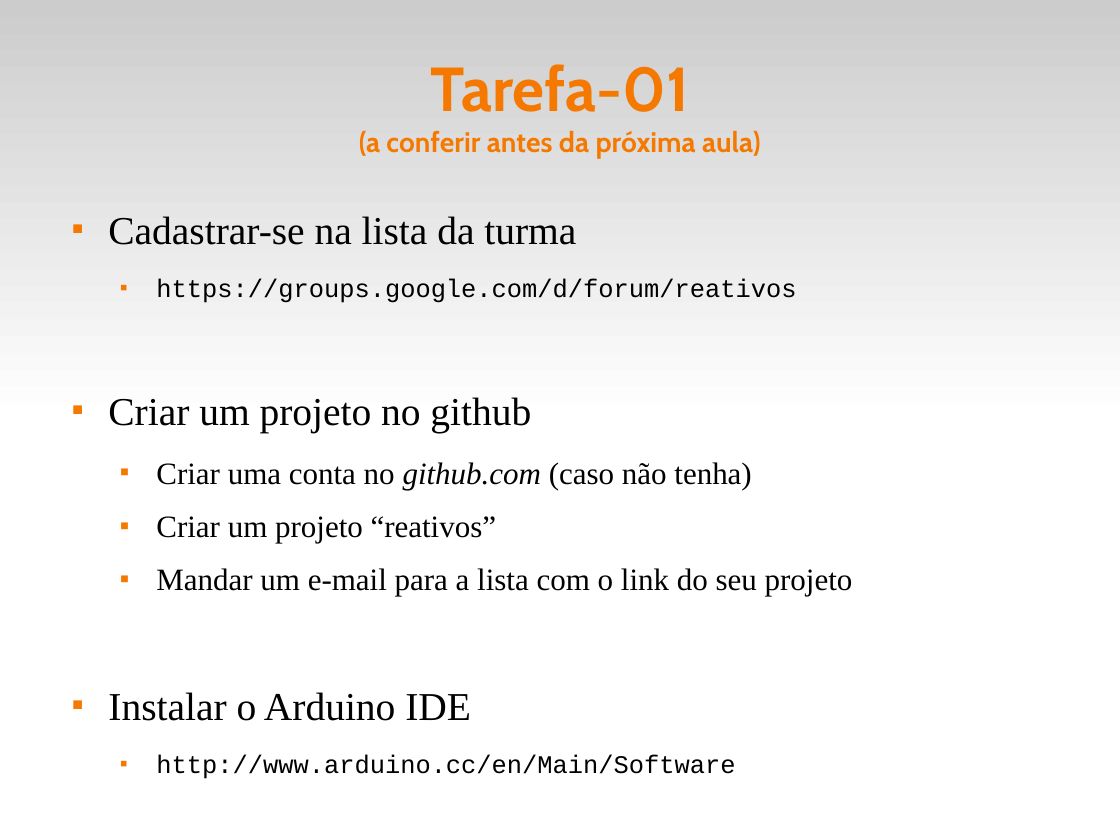
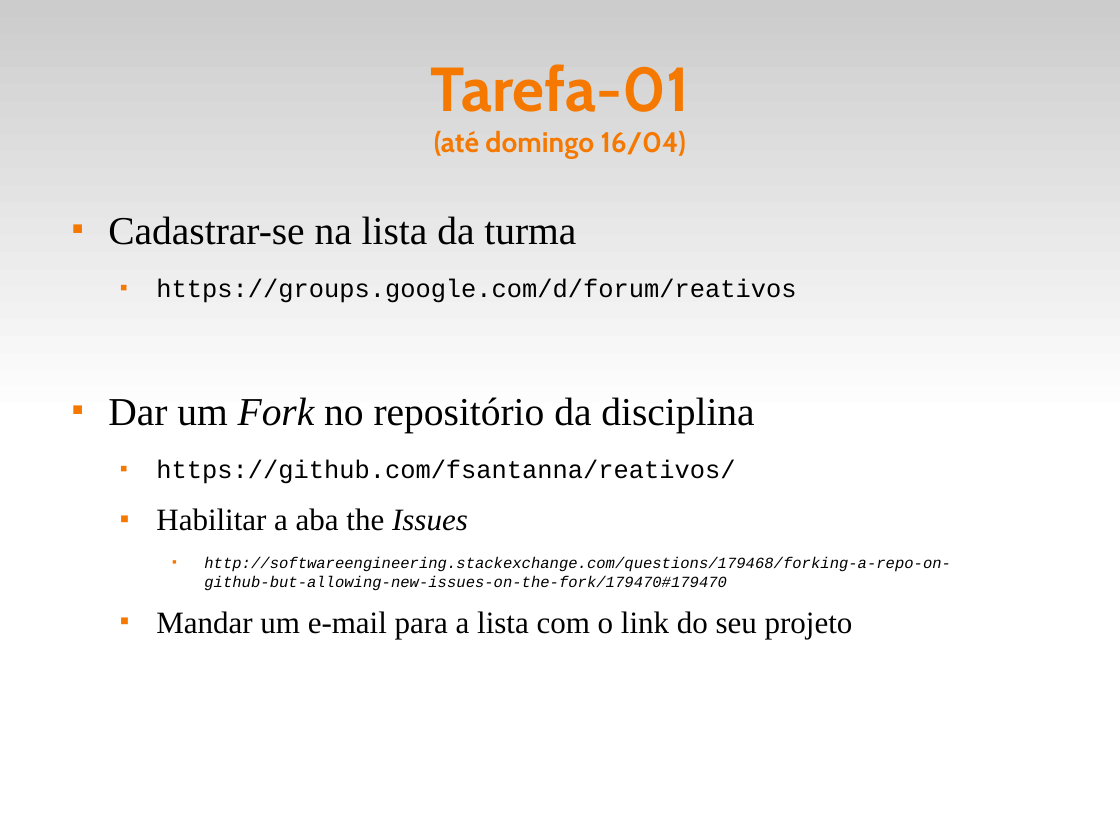
Before and after one commit to fsantanna-uerj/reativos, a slide deck: slide 8 of slides/00_intro.odp. Drawn at 1120x840 pixels with LibreOffice and Linux fonts; fonts in the diff are those of the drawing. Boxes give left, top, right and bottom in pixels: in the first picture for what was removed or moved away, otherwise in the second. Text is boxed around its words. In the diff, an @@ line names an element or a change of style, - is before the commit and + after.

Commit message:
(>) slides

```diff
--- a/slides/00_intro.odp
+++ b/slides/00_intro.odp
@@ title at <box>430,64,689,158</box>: text changed @@
-Tarefa-01
-(a conferir antes da próxima aula)
+Tarefa-01
+(até domingo 16/04)
@@ text at <box>108,397,951,591</box>: text changed; size 22 to 11 pt; font Times New Roman to Courier New; italic on @@
-■ Criar um projeto no github
-  ■ Criar uma conta no github.com (caso não tenha)
-  ■ Criar um projeto “reativos”
+■ Dar um Fork no repositório da disciplina
+  ■ https://github.com/fsantanna/reativos/
+  ■ Habilitar a aba the Issues
+    ■ http://softwareengineering.stackexchange.com/questions/179468/forking-a-repo-on-github-but-allowing-new-issues-on-the-fork/179470#179470
@@ text at <box>108,692,735,779</box>: paragraphs removed @@
-■ Instalar o Arduino IDE
-  ■ http://www.arduino.cc/en/Main/Software
```
Also in this commit, not shown: 4 other slides changed, 2 slides added, 1 slide removed, 4 other files.
